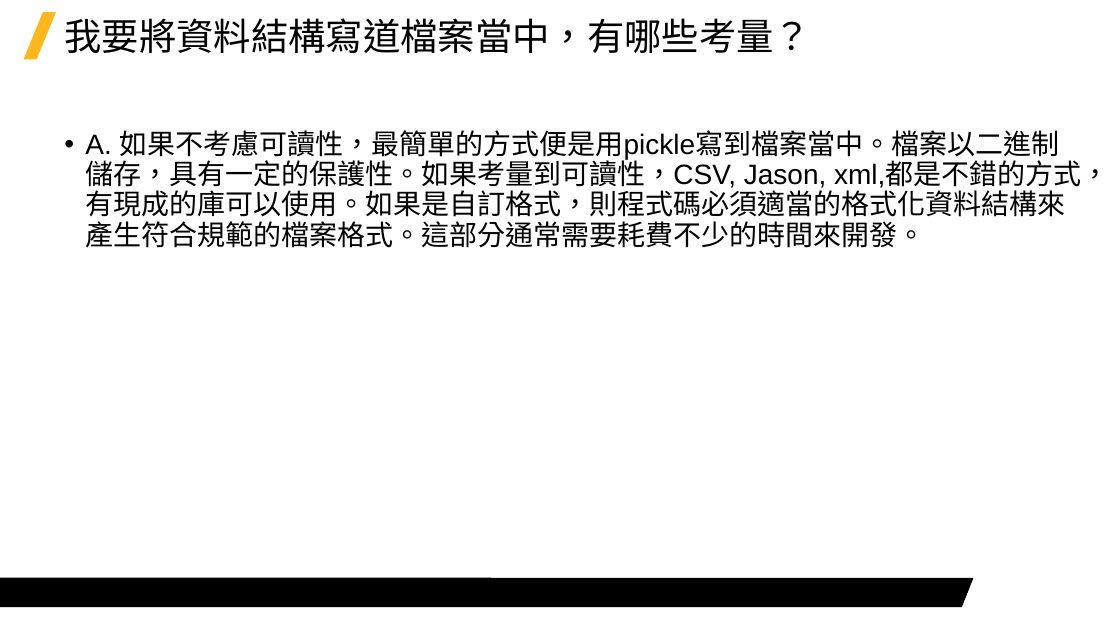
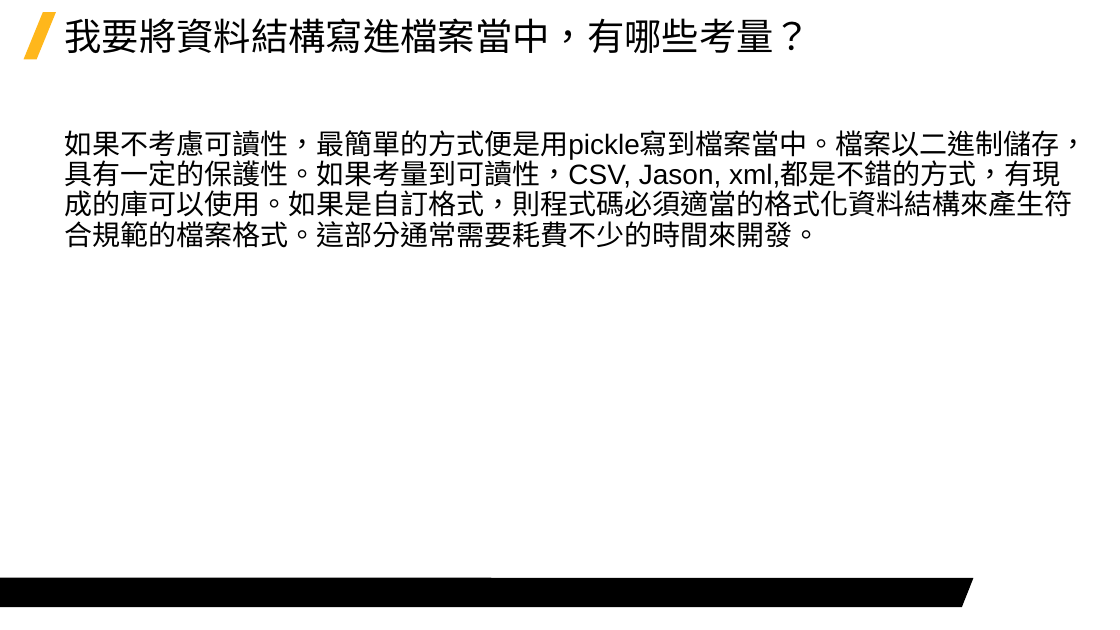
Before and after one commit to Jerrick-cheng/AEDT-Automation-Camp, a slide deck: slide 8 of 上課教材/Week3.pptx (slide 7 before the commit). Drawn at 1120x630 pixels with LibreOffice and Linux fonts; fonts in the diff are those of the drawing; background and template pictures are left out. Boxes give left, top, right and bottom in pixels: in the first picture for what was removed or moved away, otherwise in the second. Text is boxed around its words. In the diff, an @@ line names an element or a change of style, - is before the commit and + after.

```diff
--- a/上課教材/Week3.pptx
+++ b/上課教材/Week3.pptx
@@ title at (x1=64, y1=18, x2=811, y2=53): text changed @@
-我要將資料結構寫道檔案當中，有哪些考量？
+我要將資料結構寫進檔案當中，有哪些考量？
@@ text at (x1=64, y1=130, x2=1088, y2=248): text changed @@
-• A. 如果不考慮可讀性，最簡單的方式便是用pickle寫到檔案當中。檔案以二進制儲存，具有一定的保護性。如果考量到可讀性，CSV, Jason, xml,都是不錯的方式，有現成的庫可以使用。如果是自訂格式，則程式碼必須適當的格式化資料結構來產生符合規範的檔案格式。這部分通常需要耗費不少的時間來開發。
+如果不考慮可讀性，最簡單的方式便是用pickle寫到檔案當中。檔案以二進制儲存，具有一定的保護性。如果考量到可讀性，CSV, Jason, xml,都是不錯的方式，有現成的庫可以使用。如果是自訂格式，則程式碼必須適當的格式化資料結構來產生符合規範的檔案格式。這部分通常需要耗費不少的時間來開發。
```
Also in this commit, not shown: 2 other slides changed, 1 slide removed, 2 other files.
